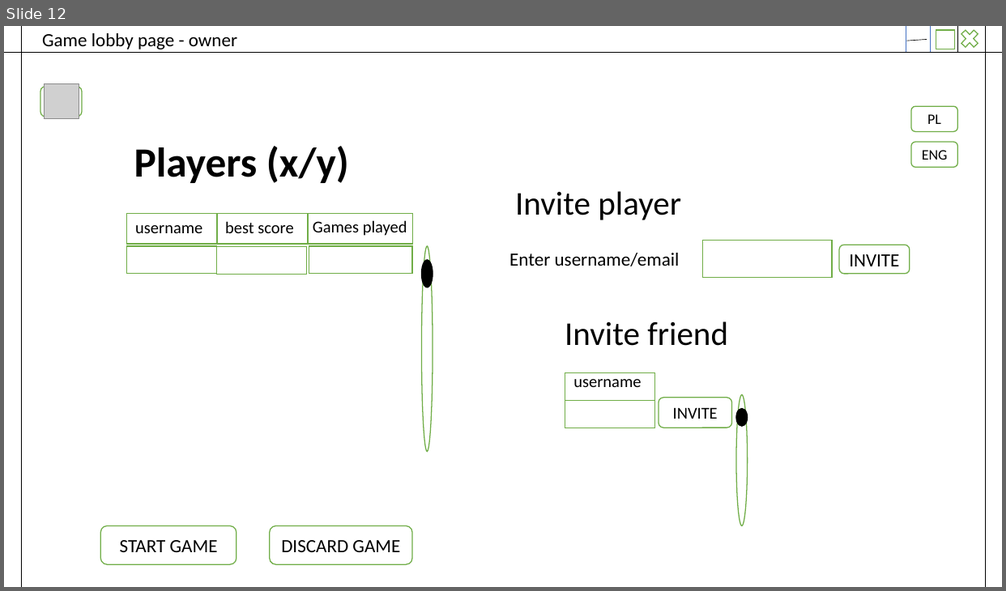
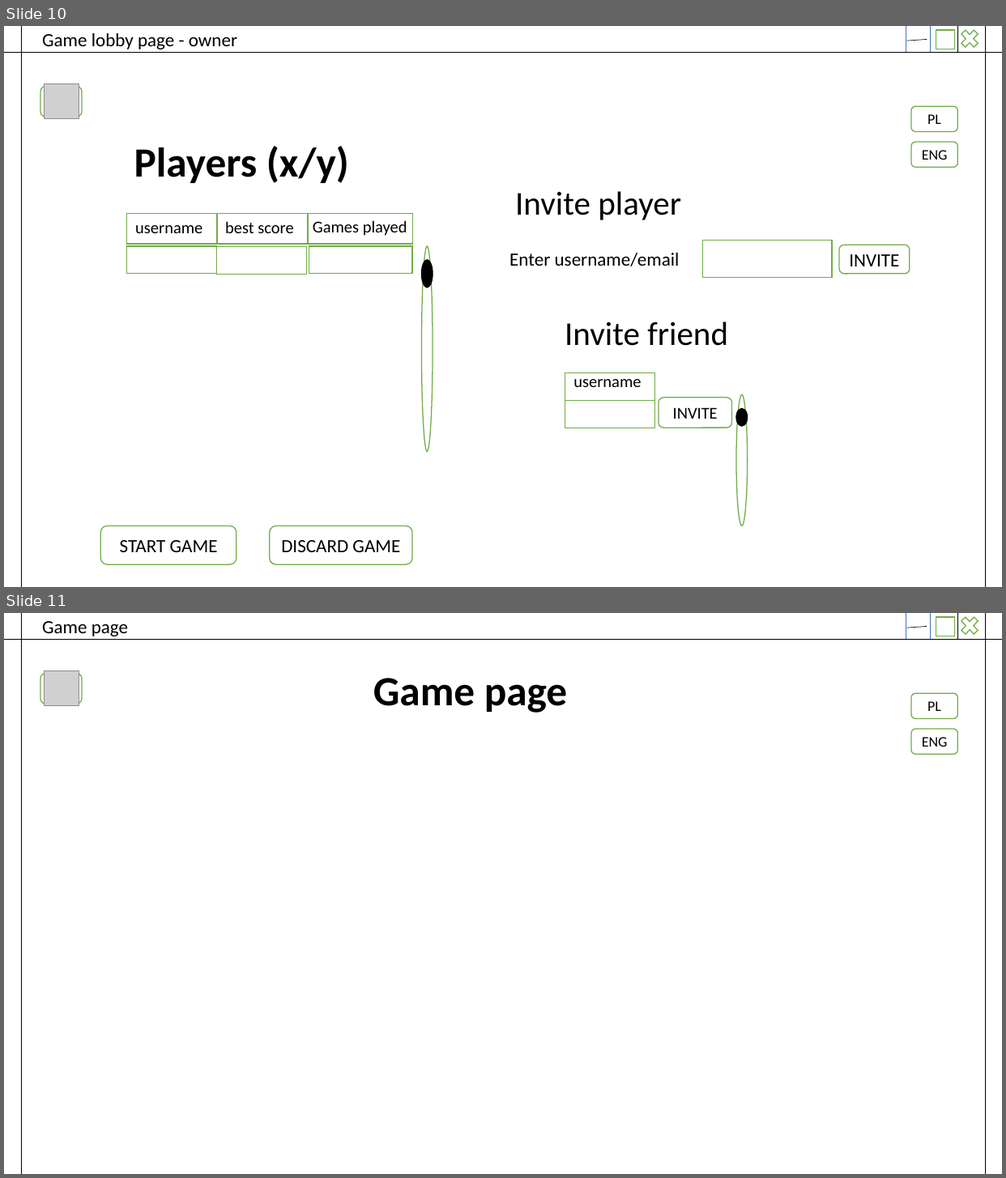
Before and after one commit to szymiar/Ganz-shon-clever, a slide deck: GanzShonClever_plan.pptx. Shown one above the other, each under a label of ours: slide 12 before the commit, slides 10 and 11 after it. The pictures are 1006x591 and 1006x1178 pixels, drawn with LibreOffice and Linux fonts; fonts in the diff are those of the drawing; grey boxes stand for pictures. Boxes give left, top, right and bottom in pixels: in the first picture for what was removed or moved away, otherwise in the second. Text is boxed around its words. In the diff, an @@ line names an element or a change of style, - is before the commit and + after.

Commit message:
Basic unit tests, logged user start page, create game view and userType variable added

```diff
--- a/GanzShonClever_plan.pptx
+++ b/GanzShonClever_plan.pptx
@@ slide 11 added at bbox=[4, 613, 1002, 1174], background #FFFFFF @@
@@ line added from (21, 613) to (21, 1174), #000000 0.5 pt @@
@@ title added at bbox=[42, 621, 128, 636], 18 pt, text #000000 @@
+Game page
@@ line added from (906, 639) to (906, 613), #4472C4 0.5 pt @@
@@ line added from (907, 628) to (927, 627), #000000 0.5 pt @@
@@ line added from (931, 639) to (931, 613), #4472C4 0.5 pt @@
@@ rectangle added at bbox=[936, 617, 954, 636], fill #FFFFFF, outline #70AD47 1 pt @@
@@ cross added at bbox=[957, 613, 982, 638], fill #FFFFFF, outline #70AD47 1 pt @@
@@ line added from (957, 639) to (957, 613), #000000 0.5 pt @@
@@ line added from (986, 613) to (986, 1174), #000000 0.5 pt @@
@@ line added from (4, 639) to (1002, 639), #000000 0.5 pt @@
@@ rounded rectangle added at bbox=[40, 674, 82, 704], fill #FFFFFF, outline #70AD47 1 pt @@
@@ picture added at bbox=[44, 671, 79, 707] @@
@@ text added at bbox=[373, 678, 567, 713], 40 pt, text #000000, bold @@
+Game page
@@ rounded rectangle added at bbox=[911, 693, 957, 718], fill #FFFFFF, outline #70AD47 1 pt, 14 pt, text #000000 @@
+PL
@@ rounded rectangle added at bbox=[911, 729, 957, 755], fill #FFFFFF, outline #70AD47 1 pt, 14 pt, text #000000 @@
+ENG
@@ what was slide 12 is now slide 10 @@
```
Also in this commit, not shown: 1 slide changed, 1 other slide added, 15 other files.
